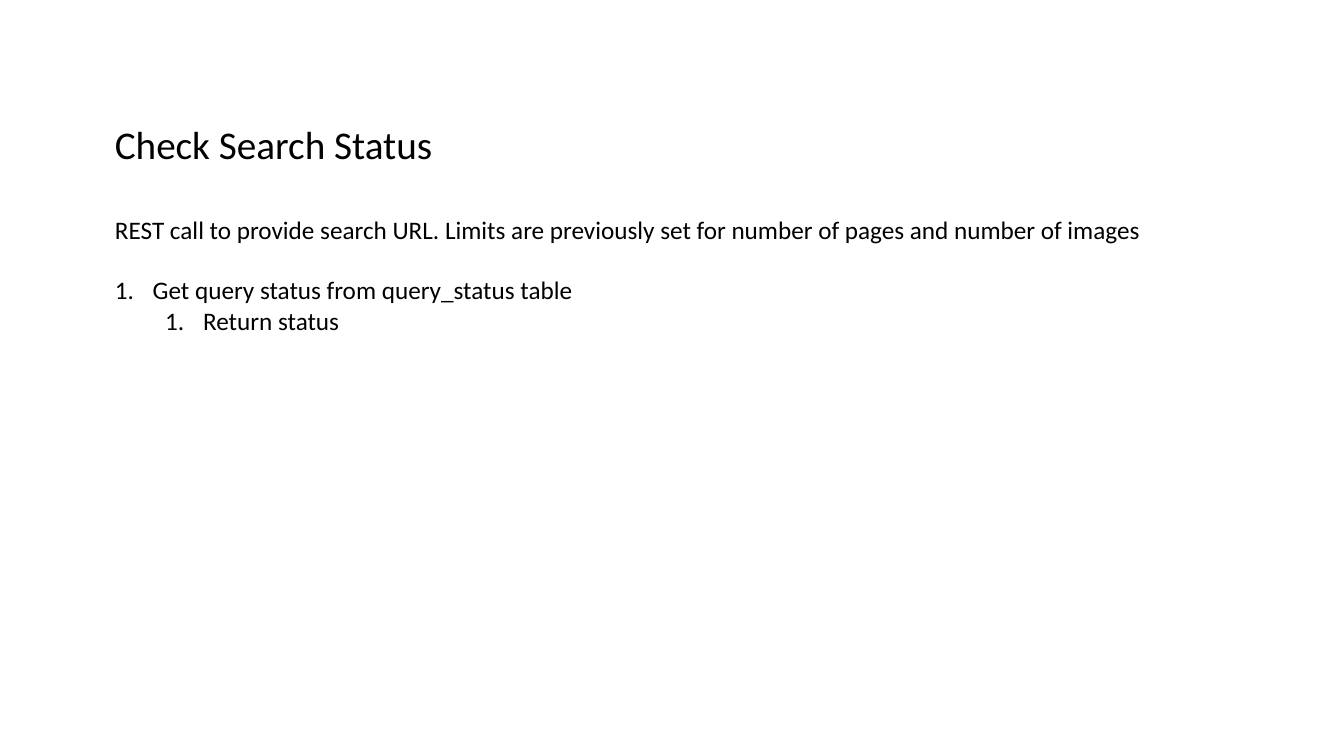
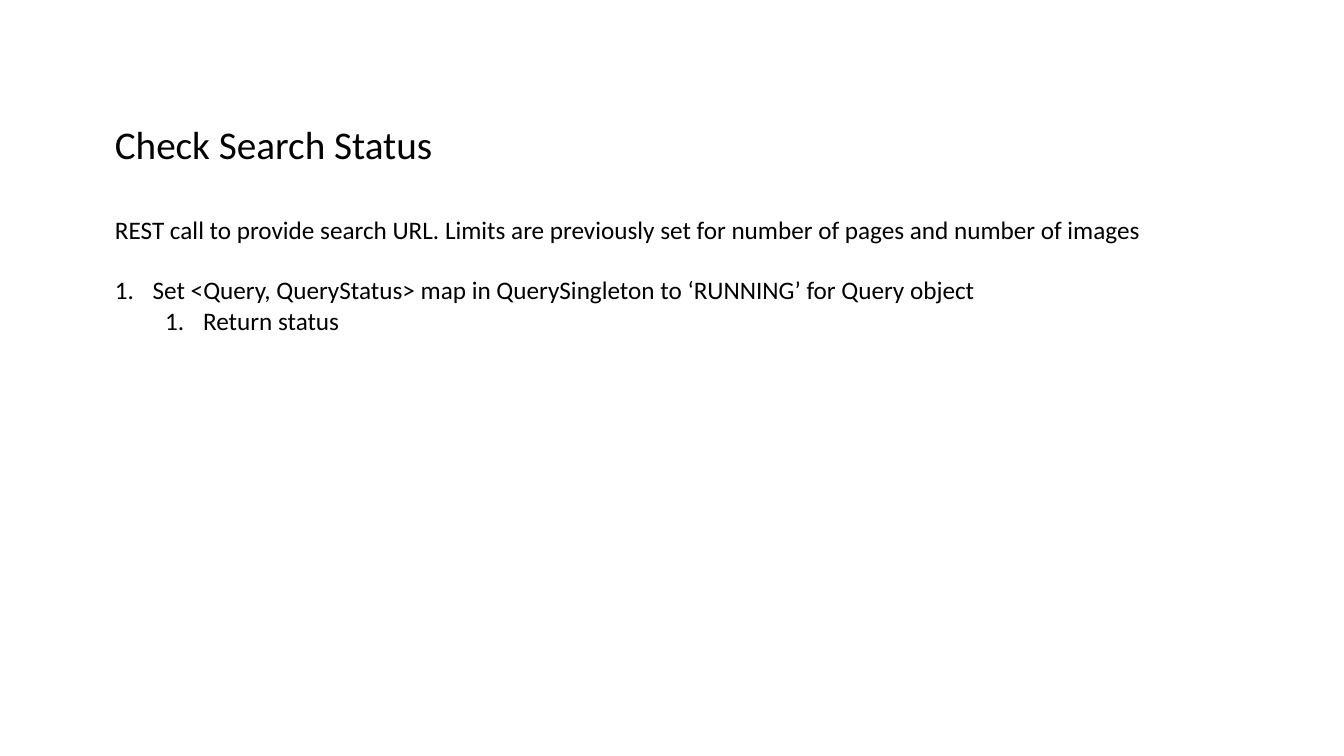
Before and after one commit to datim/squid, a slide deck: slide 8 of docs/design.pptx. Drawn at 1344x756 pixels with LibreOffice and Linux fonts; fonts in the diff are those of the drawing. Boxes give left, top, right and bottom in pixels: in the first picture for what was removed or moved away, otherwise in the second. Text is boxed around its words. In the diff, an @@ line names an element or a change of style, - is before the commit and + after.

Commit message:
Clear page topology at start of search. Check status in thread for max page counts

```diff
--- a/docs/design.pptx
+++ b/docs/design.pptx
@@ text at (153,281,974,304): text changed @@
-1. Get query status from query_status table
+1. Set <Query, QueryStatus> map in QuerySingleton to ‘RUNNING’ for Query object
```
Also in this commit, not shown: 5 other slides changed, 2 slides added, 2 slides removed, 3 other files.
